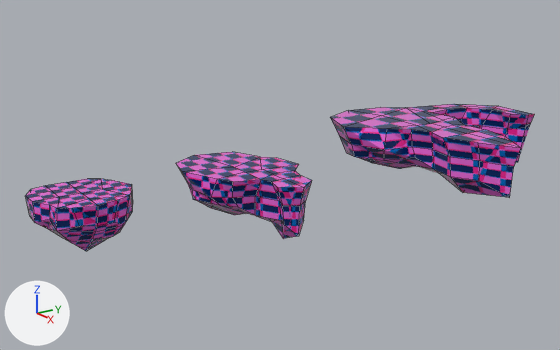
An edit to the Blender file Island.blend, drawn before and after from the same camera.
Camera for both pictures: a 50 mm lens placed at (22.3, -20.0, 11.4), pointed at (-9.0, 0.6, 0.0). Every picture has the same lights, and +X, +Y and +Z are marked at lower left. Mesh edges are drawn as thin lines.
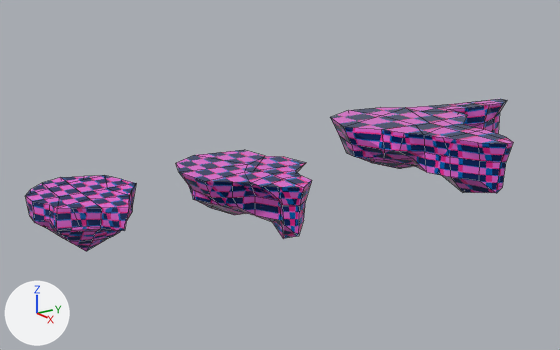
Where the change shows, as pixel boxes (x1, y1, x2, y2) in the pictures (560 x 350 px; the box of a moved part takes in the faces that stretch with it):
'Cube.003', reshaped (10% narrower): before (330, 104, 534, 198); after (330, 99, 513, 193)
'Cube.005', reshaped: before (176, 152, 312, 239); after (176, 150, 312, 239)
'Cube', reshaped: before (25, 179, 133, 251); after (25, 175, 136, 251)
part 1 of me_cube_001, moved or reshaped: before (457, 104, 534, 162); after (457, 99, 507, 134)
part 2 of me_cube_001, moved or reshaped: (344, 116, 465, 192) in both
part 3 of me_cube_001, moved or reshaped: before (422, 108, 462, 125); after (422, 108, 468, 125)
part 4 of me_cube_001, moved or reshaped: before (443, 131, 521, 198); after (443, 131, 513, 193)
part 5 of me_cube_007, moved or reshaped: before (176, 152, 303, 204); after (176, 150, 306, 206)
part 6 of me_cube, moved or reshaped: before (26, 179, 133, 209); after (26, 175, 136, 209)
part 7 of me_cube, moved or reshaped: (57, 196, 129, 232) in both

The change, as a list of edits to the scene's bpy script:
```text
Change me_cube_001:
    where me_cube_001.from_pydata(...)  # 100 vertices, 99 faces; spans x -6.82..4.03, y -4.34..6.59, z -2.12..1.0
    me_cube_001 part 1: all 17 vertices in x -3.33..-0.48, y 4.89..6.59, z -1.84..1.0 are turned 83.7 degrees about the z axis through their middle, then moved by (-2.05, 1.06, 0.0)
    me_cube_001 part 2
    add for i in [0, 1, 9]: me_cube_001.vertices[i].co += Vector((0.18, -0.69, 0.0))
    me_cube_001.vertices[34].co: (-1.55, -1.56, 0.0) -> (-1.29, -2.64, 0.0)  # pixel (412, 147) -> pixel (399, 151)
    me_cube_001.vertices[42].co: (-1.38, -1.82, 1.0) -> (-1.05, -2.63, 1.0)  # pixel (411, 129) -> pixel (404, 133)
    me_cube_001.vertices[43].co: (-1.33, -1.52, -0.51) -> (-1.33, -1.7, -0.51)  # pixel (415, 157) -> pixel (412, 158)
    me_cube_001.vertices[45].co: (-1.93, -3.13, 0.0) -> (-1.93, -3.08, 0.0)  # pixel (384, 150)
    me_cube_001.vertices[46].co: (-2.23, -2.73, 1.0) -> (-2.23, -3.09, 1.0)  # pixel (387, 128) -> pixel (381, 129)
    me_cube_001 part 3
    me_cube_001.vertices[31].co: (-2.23, 2.08, 1.0) -> (-2.23, 3.08, 1.0)  # pixel (454, 117) -> pixel (467, 115)
    me_cube_001.vertices[38].co: (-3.78, 1.78, 1.0) -> (-3.0, 3.22, 1.0)  # pixel (430, 112) -> pixel (459, 112)
    me_cube_001.vertices[39].co: (-3.78, 1.26, 0.0) -> (-3.78, 2.19, -0.34)
    me_cube_001.vertices[40].co: (-3.01, 0.69, -0.71) -> (-3.01, 1.3, -0.84)
    me_cube_001 part 4
    add for i in [15, 16, 23]: me_cube_001.vertices[i].co += Vector((-0.8, 0.0, 0.0))
Change me_cube_007:
    where me_cube_007.from_pydata(...)  # 58 vertices, 56 faces; spans x -6.24..1.73, y -3.58..2.08, z -2.12..1.0
    me_cube_007 part 5
    me_cube_007.vertices[1].co: (-0.47, -1.01, 1.0) -> (-0.22, -1.75, 1.0)  # pixel (260, 179) -> pixel (250, 183)
    me_cube_007.vertices[19].co: (0.0, -0.72, 1.0) -> (0.58, -1.46, 1.0)  # pixel (270, 181) -> pixel (264, 186)
    me_cube_007.vertices[30].co: (-1.98, 0.0, 1.0) -> (-1.98, -0.47, 1.0)  # pixel (261, 169) -> pixel (253, 170)
    me_cube_007.vertices[31].co: (-1.67, 2.08, 1.0) -> (-1.67, 2.55, 1.0)  # pixel (298, 164) -> pixel (306, 162)
    me_cube_007.vertices[36].co: (-3.07, -1.0, 1.0) -> (-3.07, -0.16, 1.0)  # pixel (233, 167) -> pixel (247, 164)
    me_cube_007.vertices[37].co: (-3.99, 1.15, 1.0) -> (-3.99, 1.49, 1.0)  # pixel (260, 156) -> pixel (265, 155)
    me_cube_007.vertices[38].co: (-3.3, 1.78, 1.0) -> (-3.3, 2.2, 1.0)  # pixel (276, 157) -> pixel (283, 156)
    me_cube_007.vertices[46].co: (-1.67, -2.73, 1.0) -> (-1.67, -3.38, 1.0)  # pixel (217, 179) -> pixel (205, 181)
    me_cube_007.vertices[48].co: (-3.74, -3.58, 1.0) -> (-3.74, -3.77, 1.0)  # pixel (182, 171) -> pixel (178, 172)
    me_cube_007.vertices[53].co: (-5.69, 0.42, 1.0) -> (-5.69, 1.17, 1.0)  # pixel (232, 151) -> pixel (244, 149)
Change me_cube:
    where me_cube.from_pydata(...)  # 54 vertices, 52 faces; spans x -2.04..2.13, y -3.27..1.46, z -1.88..1.0
    me_cube part 6
    me_cube.vertices[1].co: (-1.0, -1.0, 1.0) -> (-1.92, -1.0, 1.0)  # pixel (74, 187) -> pixel (67, 182)
    me_cube.vertices[3].co: (-1.0, 1.0, 1.0) -> (-1.0, 1.37, 1.0)  # pixel (114, 180) -> pixel (121, 179)
    me_cube.vertices[10].co: (-1.64, 0.55, 1.0) -> (-2.11, 0.92, 1.0)  # pixel (100, 178) -> pixel (104, 175)
    me_cube.vertices[13].co: (0.0, 1.46, 1.0) -> (0.0, 1.7, 1.0)  # pixel (131, 184) -> pixel (136, 183)
    me_cube.vertices[20].co: (0.0, 0.0, 1.0) -> (0.0, 0.24, 1.0)  # pixel (102, 189) -> pixel (107, 188)
    me_cube.vertices[25].co: (-1.86, -1.0, 0.28) -> (-2.34, -1.0, 0.28)
    me_cube.vertices[26].co: (-2.04, -1.0, 1.0) -> (-2.95, -1.0, 1.0)  # pixel (66, 182) -> pixel (60, 177)
    me_cube.vertices[27].co: (-2.04, 0.0, 1.0) -> (-2.5, 0.0, 1.0)  # pixel (87, 178) -> pixel (83, 176)
    me_cube.vertices[28].co: (-1.77, -0.21, 0.42) -> (-2.25, -0.21, 0.42)
    me_cube.vertices[30].co: (-1.0, -2.04, 1.0) -> (-1.49, -2.04, 1.0)  # pixel (52, 191) -> pixel (48, 188)
    me_cube.vertices[39].co: (-2.04, -2.04, 1.0) -> (-2.53, -2.04, 1.0)  # pixel (45, 185) -> pixel (42, 182)
    me_cube part 7
    me_cube.vertices[48].co: (1.84, -1.0, 0.0) -> (2.25, -1.0, 0.0)  # pixel (97, 225) -> pixel (100, 228)
    me_cube.vertices[50].co: (1.84, 0.0, 1.0) -> (3.11, 0.0, 1.0)  # pixel (117, 200) -> pixel (128, 207)
    me_cube.vertices[51].co: (2.13, -1.0, 1.0) -> (2.54, -1.0, 1.0)  # pixel (98, 205) -> pixel (101, 208)
    me_cube.vertices[52].co: (1.84, -0.25, 0.0) -> (3.11, -0.25, 0.0)  # pixel (113, 222) -> pixel (124, 230)
```
